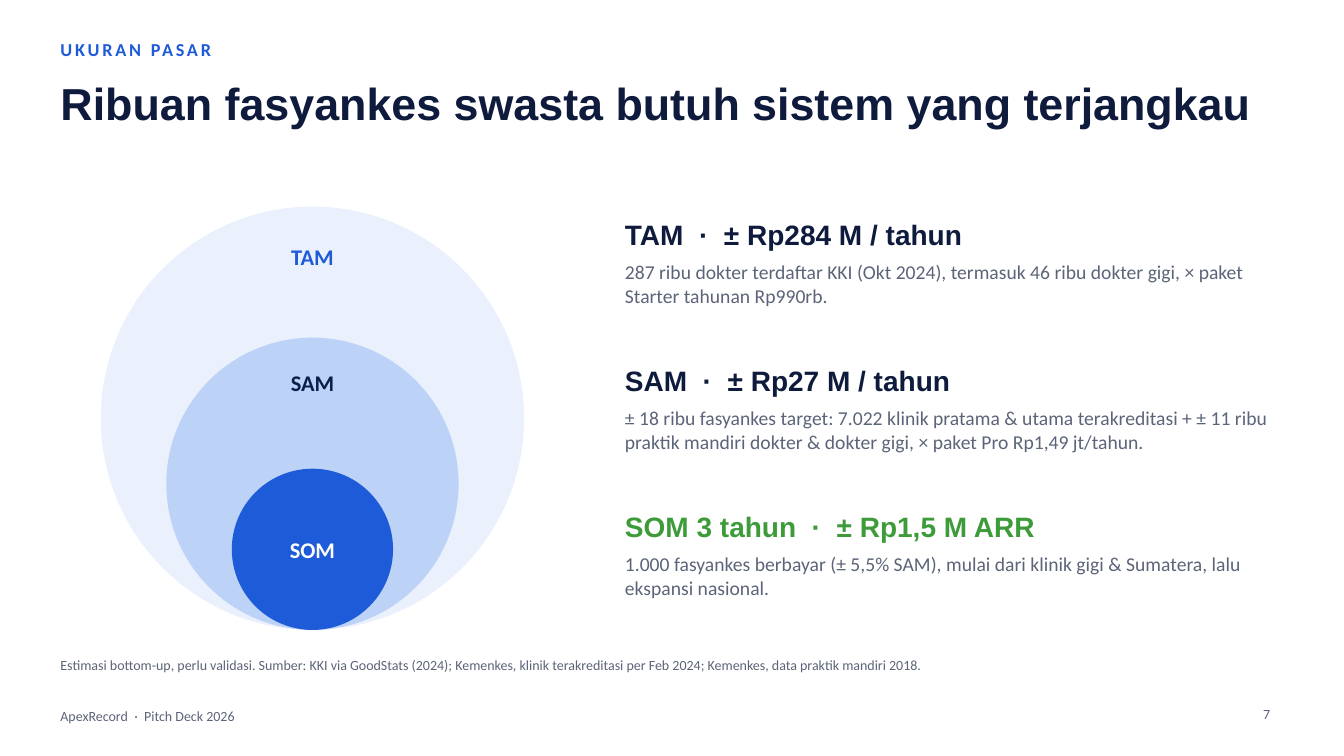
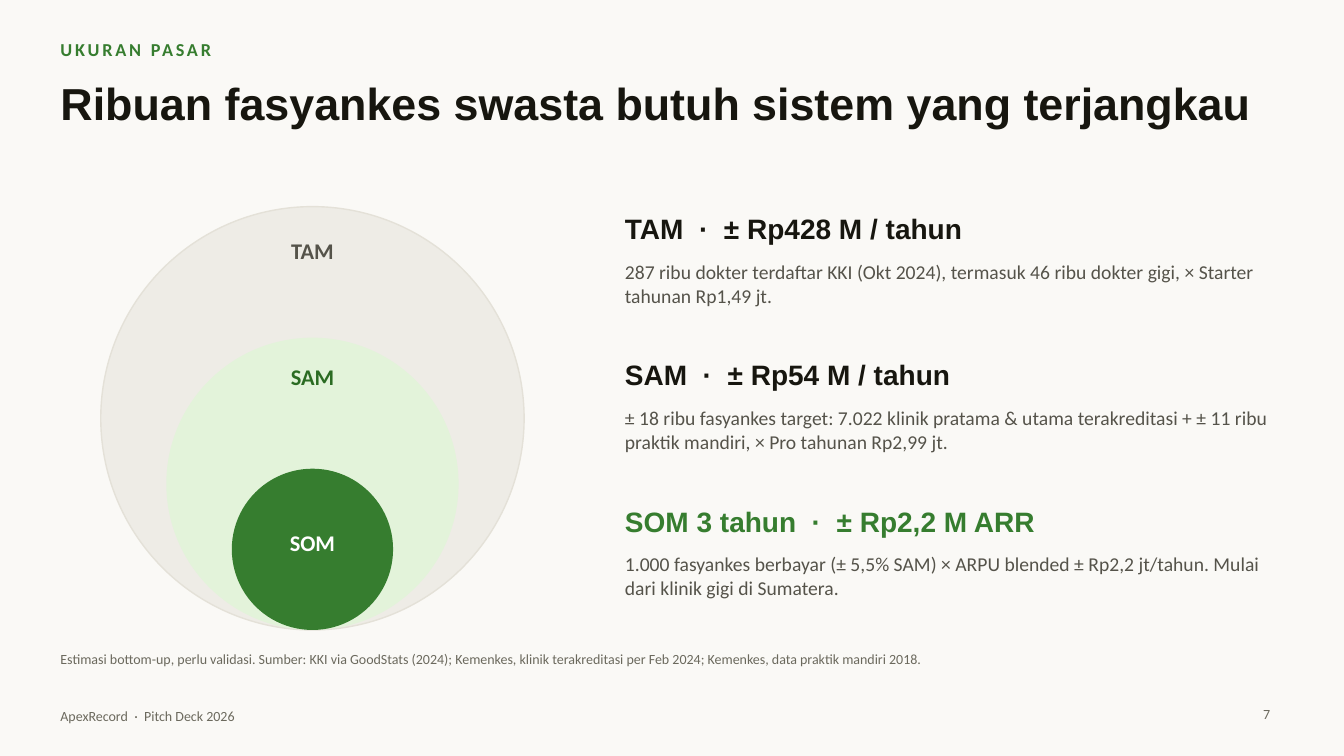
Before and after one commit to fajrulichsanai/apex-record, a slide deck: slide 7 of docs/pitch-deck/ApexRecord-Pitch-Deck.pptx. Drawn at 1344x756 pixels with LibreOffice and Linux fonts; fonts in the diff are those of the drawing. Boxes give left, top, right and bottom in pixels: in the first picture for what was removed or moved away, otherwise in the second. Text is boxed around its words. In the diff, an @@ line names an element or a change of style, - is before the commit and + after.

```diff
--- a/docs/pitch-deck/ApexRecord-Pitch-Deck.pptx
+++ b/docs/pitch-deck/ApexRecord-Pitch-Deck.pptx
@@ background #FFFFFF to #FAF9F6 @@
@@ text "UKURAN PASAR" at [60, 38, 1280, 74]: text colour #1E5BD8 to #367D2F @@
@@ title "Ribuan fasyankes swasta butuh sistem ..." at [60, 87, 1250, 129]: text colour #0F1B3D to #17160F @@
@@ ellipse at [101, 207, 524, 630]: fill #EAF1FD to #EEECE6; outline none to #E4E1D8 1 pt @@
@@ text "TAM" at [291, 244, 333, 259]: text colour #1E5BD8 to #55534A; vertical alignment middle to top @@
@@ text at [625, 217, 962, 244]: text changed; text colour #0F1B3D to #17160F @@
-TAM · ± Rp284 M / tahun
+TAM · ± Rp428 M / tahun
@@ text at [625, 265, 1254, 307]: text changed; text colour #5B6478 to #55534A @@
-287 ribu dokter terdaftar KKI (Okt 2024), termasuk 46 ribu dokter gigi, × paket Starter tahunan Rp990rb.
+287 ribu dokter terdaftar KKI (Okt 2024), termasuk 46 ribu dokter gigi, × Starter tahunan Rp1,49 jt.
@@ ellipse at [166, 338, 459, 630]: fill #BCD2F7 to #E3F3DA @@
@@ text "SAM" at [291, 370, 334, 385]: text colour #0B1F4B to #2B6B22; vertical alignment middle to top @@
@@ text at [625, 364, 950, 391]: text changed; text colour #0F1B3D to #17160F @@
-SAM · ± Rp27 M / tahun
+SAM · ± Rp54 M / tahun
@@ text at [625, 411, 1267, 453]: text changed; text colour #5B6478 to #55534A @@
-± 18 ribu fasyankes target: 7.022 klinik pratama & utama terakreditasi + ± 11 ribu praktik mandiri dokter & dokter gigi, × paket Pro Rp1,49 jt/tahun.
+± 18 ribu fasyankes target: 7.022 klinik pratama & utama terakreditasi + ± 11 ribu praktik mandiri, × Pro tahunan Rp2,99 jt.
@@ ellipse at [232, 469, 393, 630]: fill #1E5BD8 to #367D2F @@
@@ vertical alignment middle to top in 4 elements at [290, 536, 335, 551], [625, 217, 962, 244], [625, 364, 950, 391], [625, 510, 1035, 537] @@
@@ text at [625, 510, 1035, 537]: text changed; text colour #3E9B3A to #367D2F @@
-SOM 3 tahun · ± Rp1,5 M ARR
+SOM 3 tahun · ± Rp2,2 M ARR
@@ text at [625, 557, 1258, 599]: text changed; text colour #5B6478 to #55534A @@
-1.000 fasyankes berbayar (± 5,5% SAM), mulai dari klinik gigi & Sumatera, lalu ekspansi nasional.
+1.000 fasyankes berbayar (± 5,5% SAM) × ARPU blended ± Rp2,2 jt/tahun. Mulai dari klinik gigi di Sumatera.
@@ text "Estimasi bottom-up, perlu validasi. Sumber: ..." at [60, 654, 921, 666]: text colour #5B6478 to #6B695D; vertical alignment middle to top @@
@@ text "ApexRecord · Pitch Deck 2026" at [60, 711, 234, 723]: text colour #5B6478 to #6B695D @@
@@ page number at [1263, 710, 1270, 719]: text colour #5B6478 to #6B695D @@
```
Also in this commit, not shown: 12 other slides changed, 7 slides added, 3 slides removed.
